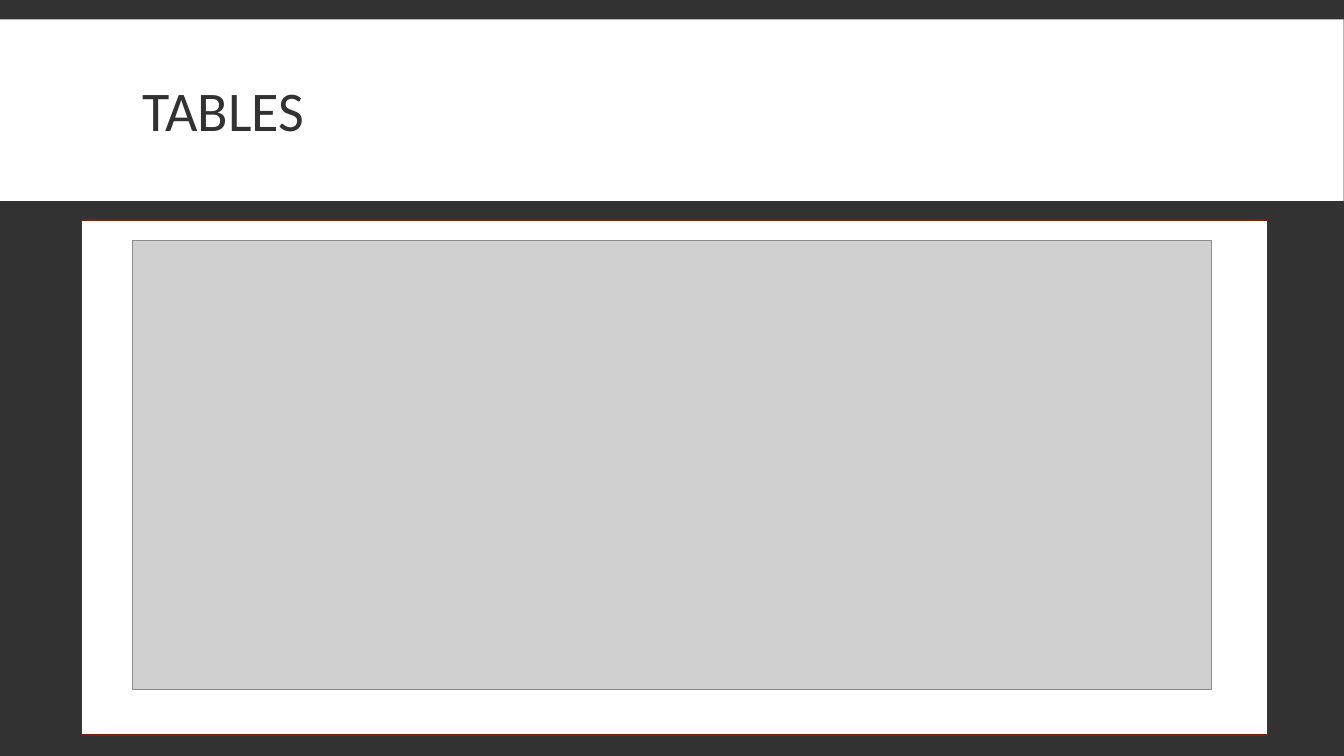
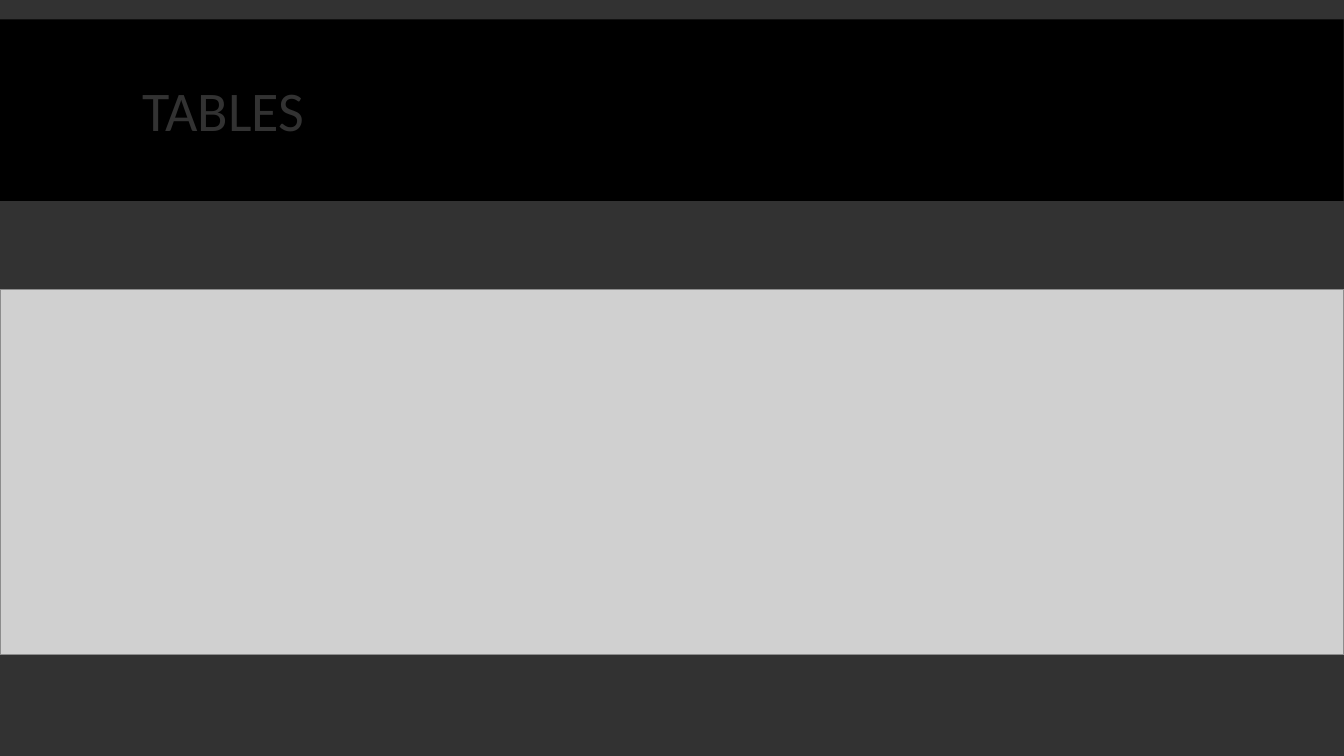
Before and after one commit to tomasbm07/Projeto-BD, a slide deck: slide 10 of Apresentação/Apresentação.pptx. Drawn at 1344x756 pixels with LibreOffice and Linux fonts; fonts in the diff are those of the drawing; grey boxes stand for pictures. Boxes give left, top, right and bottom in pixels: in the first picture for what was removed or moved away, otherwise in the second. Text is boxed around its words. In the diff, an @@ line names an element or a change of style, - is before the commit and + after.

```diff
--- a/Apresentação/Apresentação.pptx
+++ b/Apresentação/Apresentação.pptx
@@ rectangle at (x1=0, y1=19, x2=1344, y2=201): fill #FFFFFF to #000000 @@
@@ rectangle removed at (x1=82, y1=220, x2=1268, y2=735) @@
@@ picture resized from (x1=133, y1=240, x2=1212, y2=690) to (x1=0, y1=289, x2=1344, y2=655) @@
```
Also in this commit, not shown: 9 other slides changed, 3 other files.
